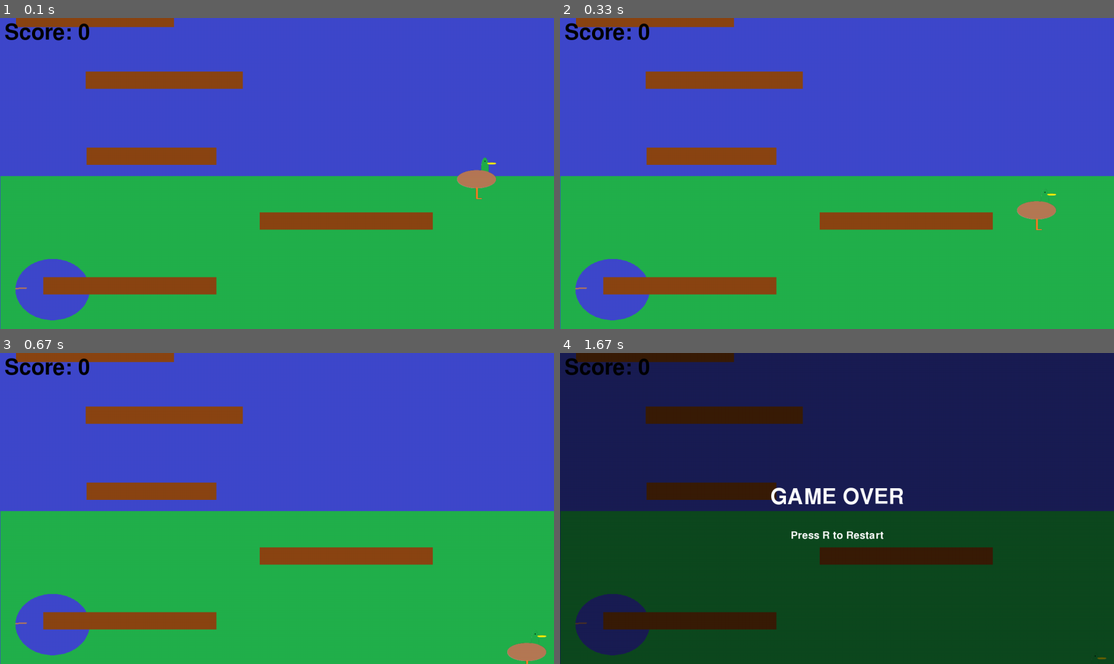
Above: before the commit, frames 1-4 (two rows, left to right).
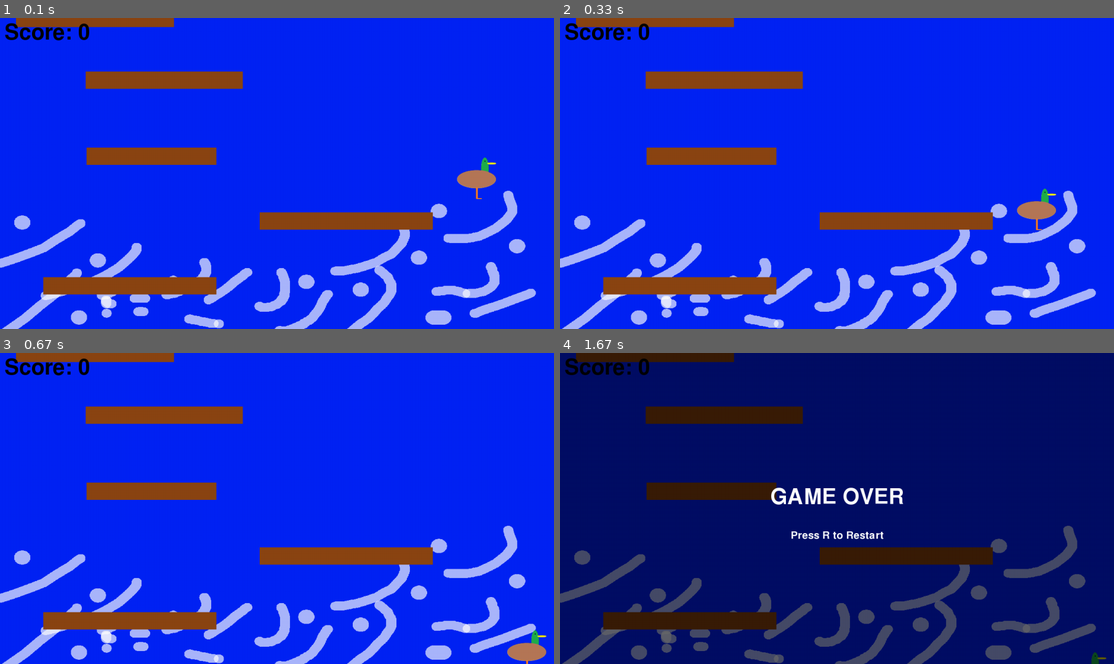
Above: after the commit, the same moments.

Repository: duckguy1208/tie-and-jon-pygame
Game: pygame game, started from main.py
The game is run twice, just before and just after one commit, with the same random seed, the same clock (stepped at 60 frames per second) and the same inputs.
Inputs:
- Up to frame 1 (0.1 s): no input
- Up to frame 2 (0.33 s): no input
- Up to frame 3 (0.67 s): hold Right from 0.33 s (still down)
- Up to frame 4 (1.67 s): release Right at 0.8 s

The runs differ from the first frame. In frame 1, 92% of the frame differs, in the area x 0-100%, y 0-100%; in frame 2, 92%; in frame 3, 92%; in frame 4, 44%.

Commit message:
feat: implement parallax background scrolling

Diff:
--- /dev/null
+++ b/background.py
@@ -0,0 +1,41 @@
+import pygame
+
+class ParallaxBackground:
+    def __init__(self, screen_width, screen_height):
+        self.screen_width = screen_width
+        self.screen_height = screen_height
+        self.layers = []
+
+        # Define layers: (image_path, scroll_speed)
+        # scroll_speed 0.0 means static relative to screen, 1.0 means moves with world.
+        layer_configs = [
+            ("assets/images/background_sky1.png", 0.05),
+            ("assets/images/background_sky2.png", 0.1),
+            ("assets/images/background_sky3.png", 0.2),
+            ("assets/images/background_sky4.png", 0.3),
+            ("assets/images/background_sky5.png", 0.4),
+        ]
+
+        for path, speed in layer_configs:
+            try:
+                img = pygame.image.load(path).convert_alpha()
+                img = pygame.transform.scale(img, (screen_width, screen_height))
+                self.layers.append({'image': img, 'speed': speed})
+            except pygame.error:
+                # Fallback: create a transparent surface if image missing
+                img = pygame.Surface((screen_width, screen_height), pygame.SRCALPHA)
+                self.layers.append({'image': img, 'speed': speed})
+
+    def draw(self, surface, camera_y):
+        # Draw layers from furthest to closest
+        for layer in self.layers:
+            img = layer['image']
+            speed = layer['speed']
+
+            # Calculate the vertical offset for this layer
+            # Using % to tile the background vertically
+            y_offset = -(camera_y * speed) % self.screen_height
+
+            # Draw the image and one above/below to ensure continuous coverage
+            surface.blit(img, (0, y_offset))
+            surface.blit(img, (0, y_offset - self.screen_height))
--- a/main.py
+++ b/main.py
@@ -2,6 +2,7 @@
 import random
 from duck import Duck
 from object import Platform
+from background import ParallaxBackground
 
 pygame.init()
 
@@ -38,9 +39,8 @@
     return Platform(x_pos, y_pos, width, 40)
 
 def main():
-    # Load background image once
-    background_image = pygame.image.load("assets/images/background_1.png")
-    background_image = pygame.transform.scale(background_image, (SCREEN_WIDTH, SCREEN_HEIGHT))
+    # Initialize parallax background
+    background = ParallaxBackground(SCREEN_WIDTH, SCREEN_HEIGHT)
 
     font = pygame.font.Font(None, 74)
     small_font = pygame.font.Font(None, 36)
@@ -123,7 +123,7 @@
                 game_over = True
 
         # Rendering
-        screen.blit(background_image, (0, 0))  # Draw the background image
+        background.draw(screen, camera_y)  # Draw the parallax background
 
         # Render platforms
         for p in platforms:
